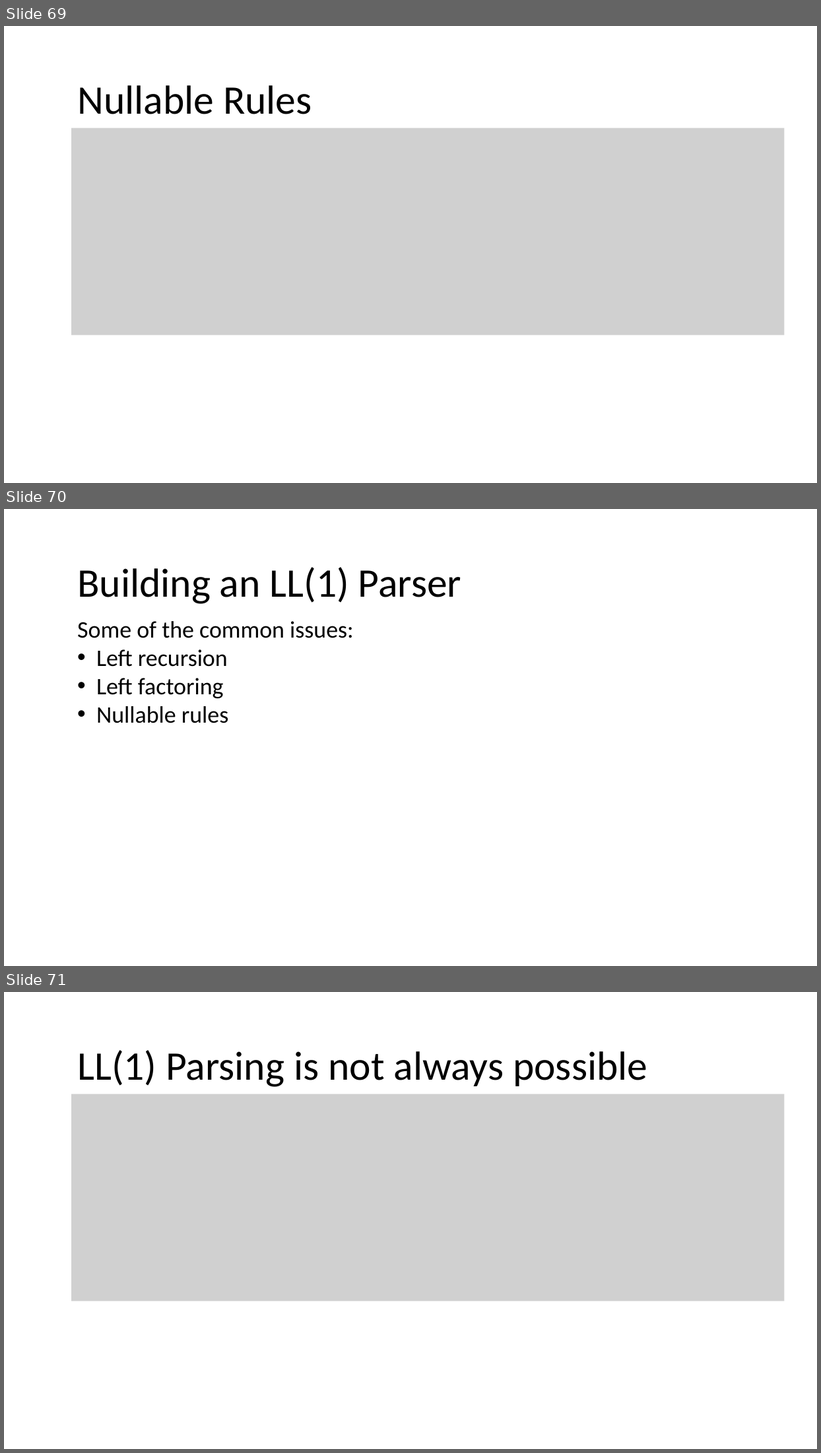
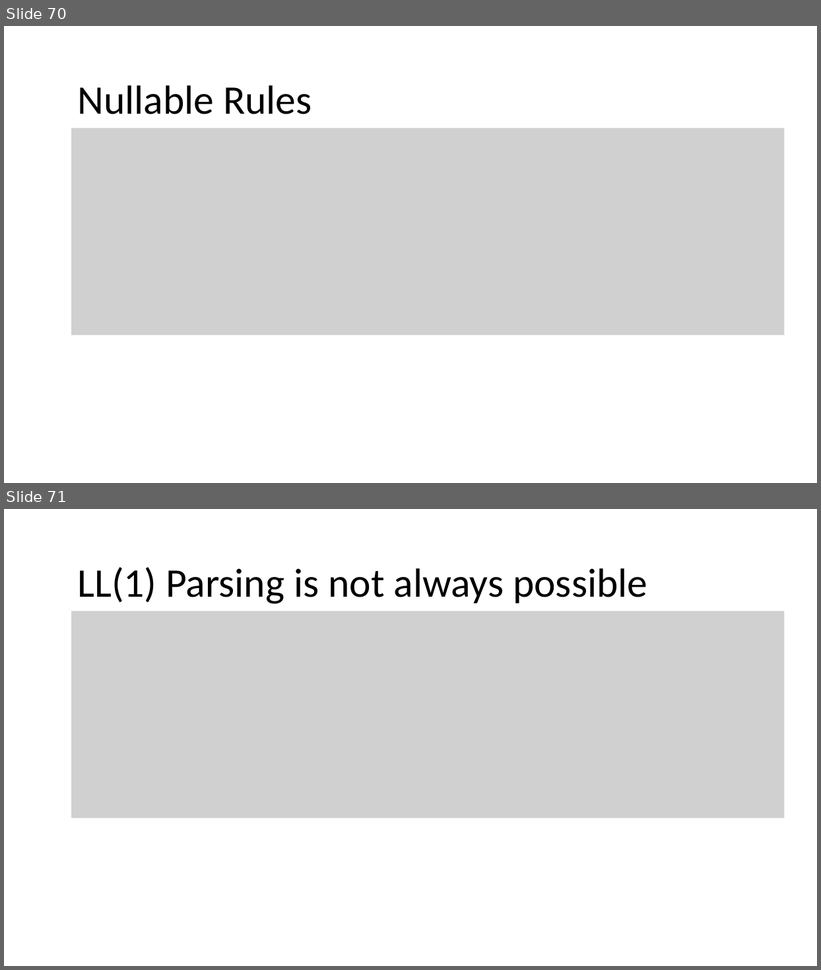
Before and after one commit to nivshani/compilation, a slide deck: slides/top_down_parsing.pptx. Shown one above the other, each under a label of ours: slides 69, 70 and 71 before the commit, slides 70 and 71 after it. The pictures are 821x1453 and 821x970 pixels, drawn with LibreOffice and Linux fonts; fonts in the diff are those of the drawing; grey boxes stand for pictures. Boxes give left, top, right and bottom in pixels: in the first picture for what was removed or moved away, otherwise in the second. Text is boxed around its words. In the diff, an @@ line names an element or a change of style, - is before the commit and + after.

```diff
--- a/slides/top_down_parsing.pptx
+++ b/slides/top_down_parsing.pptx
@@ slide 70 removed at (4,509,817,966), background #FFFFFF @@
@@ text removed at (77,567,462,604) @@
-Building an LL(1) Parser
@@ text removed at (77,621,354,723) @@
-Some of the common issues:
-• Left recursion
-• Left factoring
-• Nullable rules
@@ what was slide 69 is now slide 70 @@
```
Also in this commit, not shown: 1 slide changed, 1 slide added, 1 other file.
